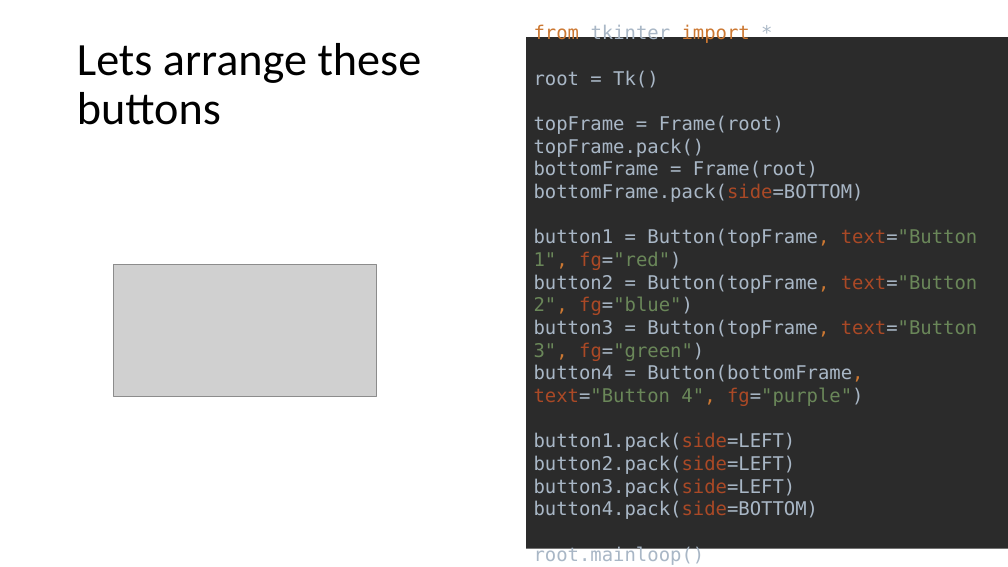
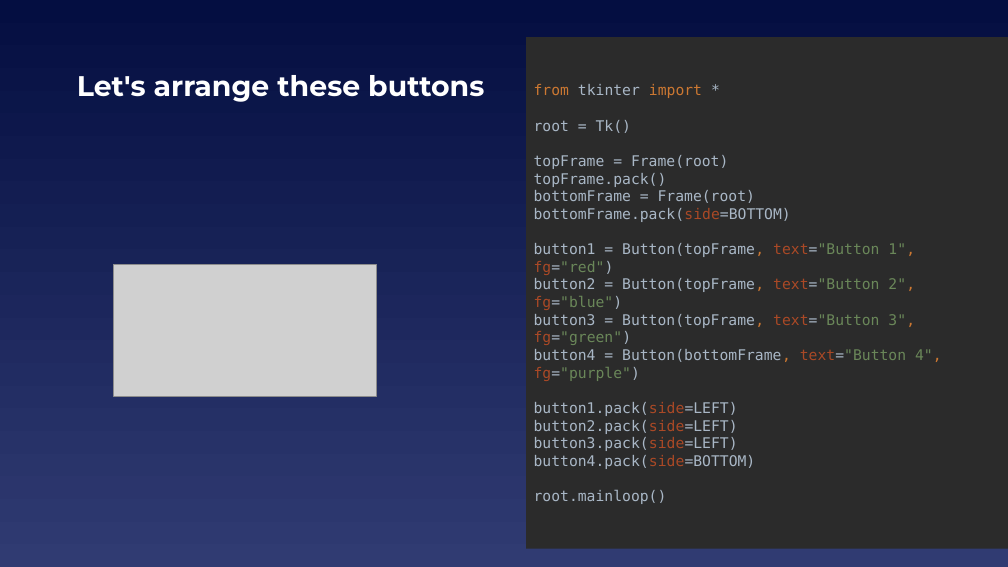
Before and after one commit to EELabMan/RPi-Touch-Display, a slide deck: slide 11 of Raspberry Pi TouchScreen Displays.pptx (slide 13 before the commit). Drawn at 1008x567 pixels with LibreOffice and Linux fonts; fonts in the diff are those of the drawing; grey boxes stand for pictures. Boxes give left, top, right and bottom in pixels: in the first picture for what was removed or moved away, otherwise in the second. Text is boxed around its words. In the diff, an @@ line names an element or a change of style, - is before the commit and + after.

```diff
--- a/Raspberry Pi TouchScreen Displays.pptx
+++ b/Raspberry Pi TouchScreen Displays.pptx
@@ background #FFFFFF to gradient #040E41 to #303B72 @@
@@ rectangle "from tkinter import * root ..." at (526,37,1008,549): size 18 to 14 pt @@
@@ title at (77,75,484,102): text changed; size 44 to 27 pt; font Calibri to Montserrat; text colour #000000 to #FFFFFF; bold on @@
-Lets arrange these buttons
+Let's arrange these buttons
```
Also in this commit, not shown: 15 other slides changed, 7 slides added, 6 slides removed, 1 other file.
